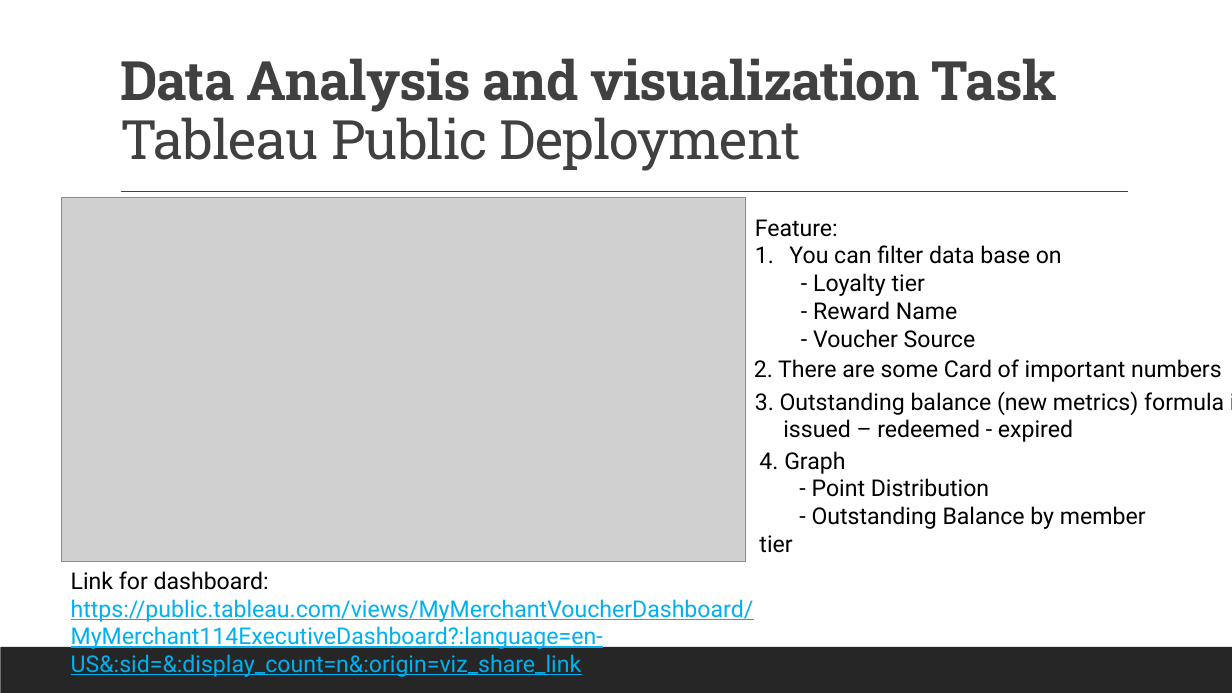
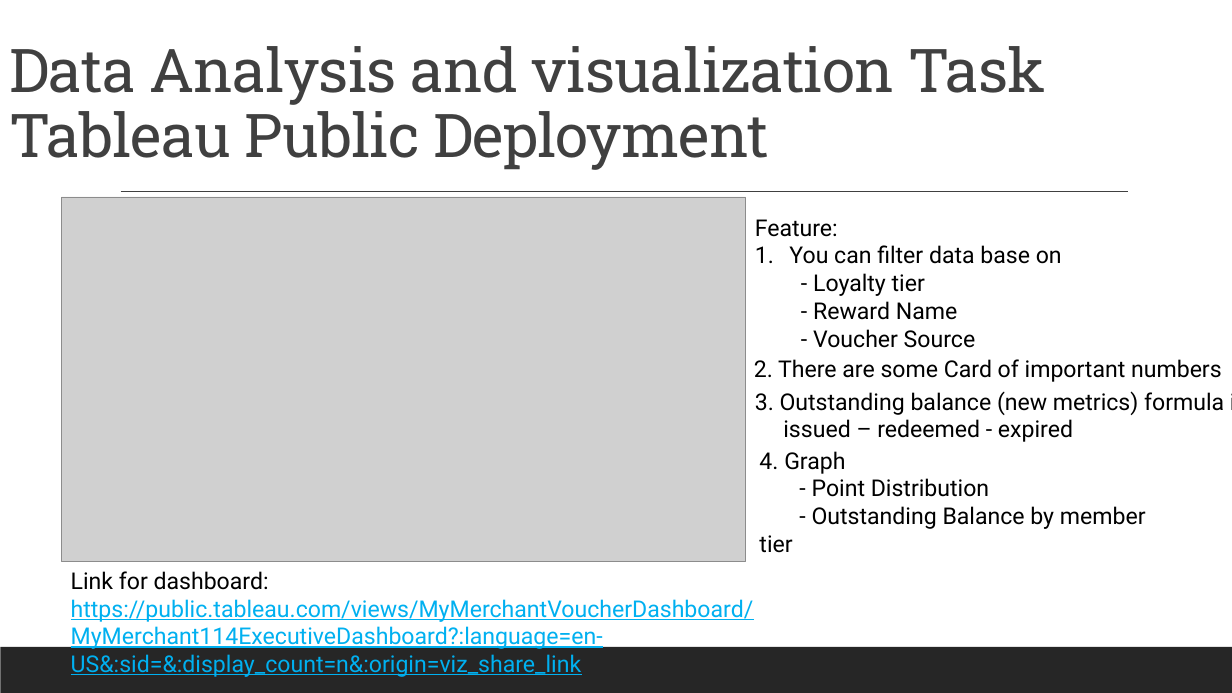
Before and after one commit to reykiza04/Perx_tech, a slide deck: slide 8 of Reyki Seprianza_explaination.pptx (slide 6 before the commit). Drawn at 1232x693 pixels with LibreOffice and Linux fonts; fonts in the diff are those of the drawing; grey boxes stand for pictures. Boxes give left, top, right and bottom in pixels: in the first picture for what was removed or moved away, otherwise in the second. Text is boxed around its words. In the diff, an @@ line names an element or a change of style, - is before the commit and + after.

```diff
--- a/Reyki Seprianza_explaination.pptx
+++ b/Reyki Seprianza_explaination.pptx
@@ title "Data Analysis and visualization Task ...": place and size @@
-title "Data Analysis and visualization Task ..." at [120, 58, 1057, 171]
+title "Data Analysis and visualization Task ..." at [9, 46, 1046, 170]
@@ title "Data Analysis and visualization Task ..." at [9, 46, 1046, 170]: size 42.3 to 47 pt; bold off in "Data Analysis and visualization Task" @@
```
Also in this commit, not shown: 11 other slides changed, 2 slides added, 8 other files.
